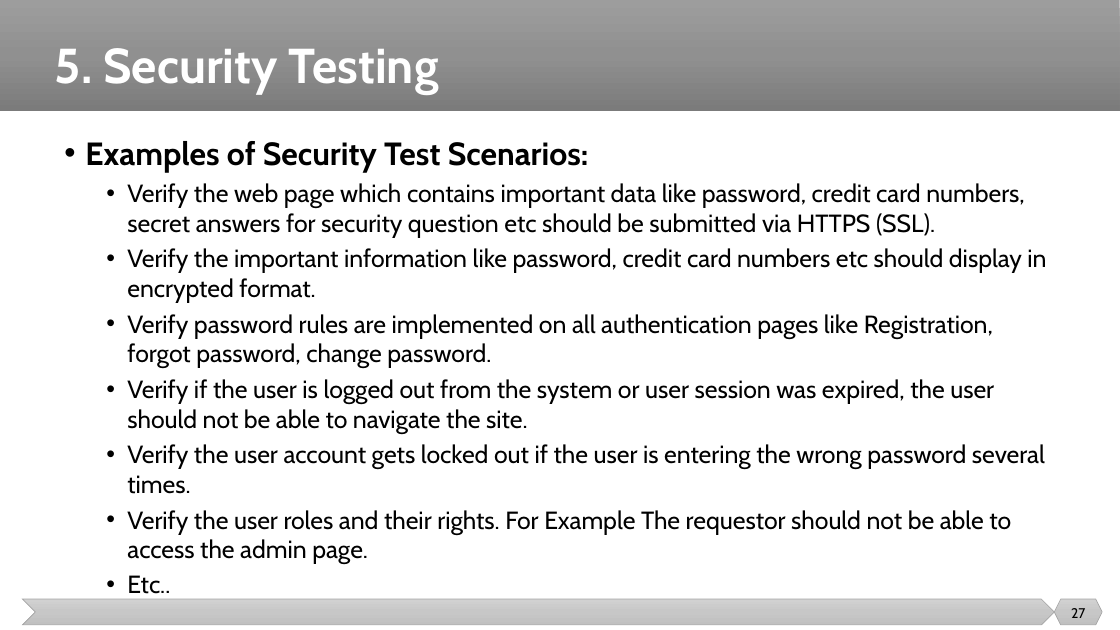
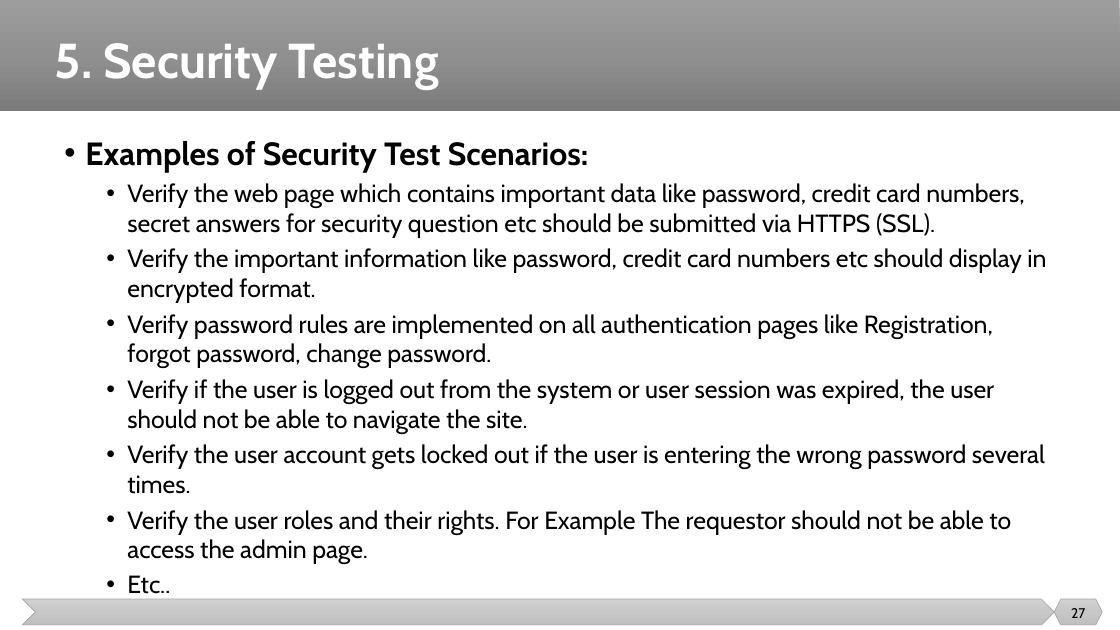
Before and after one commit to malenezi/malenezi, a slide deck: slide 27 of SE401/Lectures/10-Advanced Topics/Advanced Topics.pptx. Drawn at 1120x630 pixels with LibreOffice and Linux fonts; fonts in the diff are those of the drawing. Boxes give left, top, right and bottom in pixels: in the first picture for what was removed or moved away, otherwise in the second. Text is boxed around its words. In the diff, an @@ line names an element or a change of style, - is before the commit and + after.

```diff
--- a/SE401/Lectures/10-Advanced Topics/Advanced Topics.pptx
+++ b/SE401/Lectures/10-Advanced Topics/Advanced Topics.pptx
@@ title "5. Security Testing": place and size @@
-title "5. Security Testing" at bbox=[55, 48, 439, 94]
+title "5. Security Testing" at bbox=[55, 43, 439, 89]
```
Also in this commit, not shown: 4 other slides changed, 1 other file.
